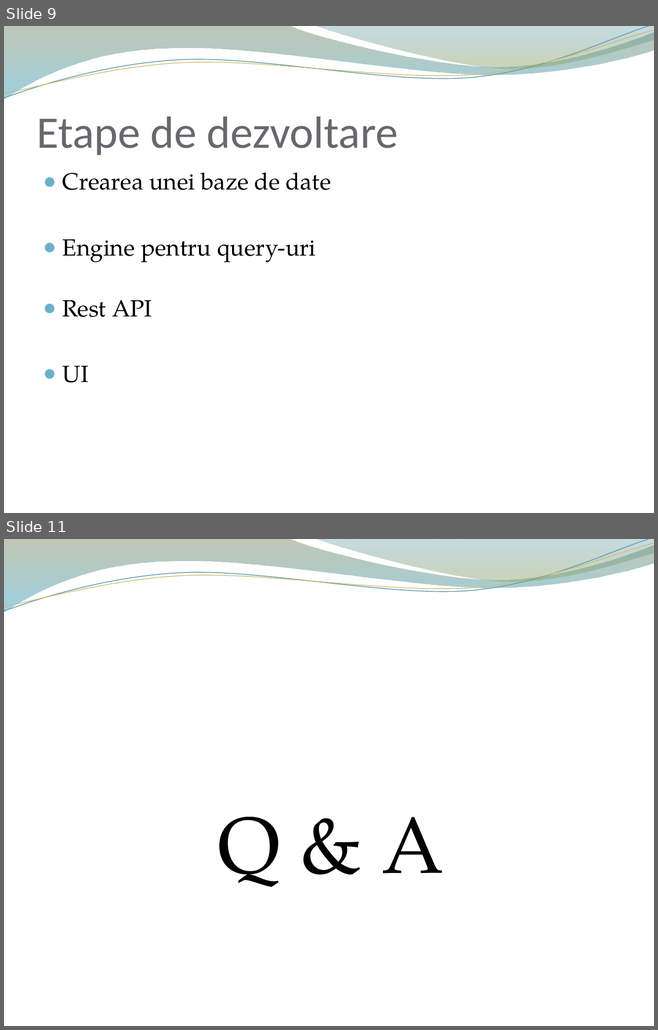
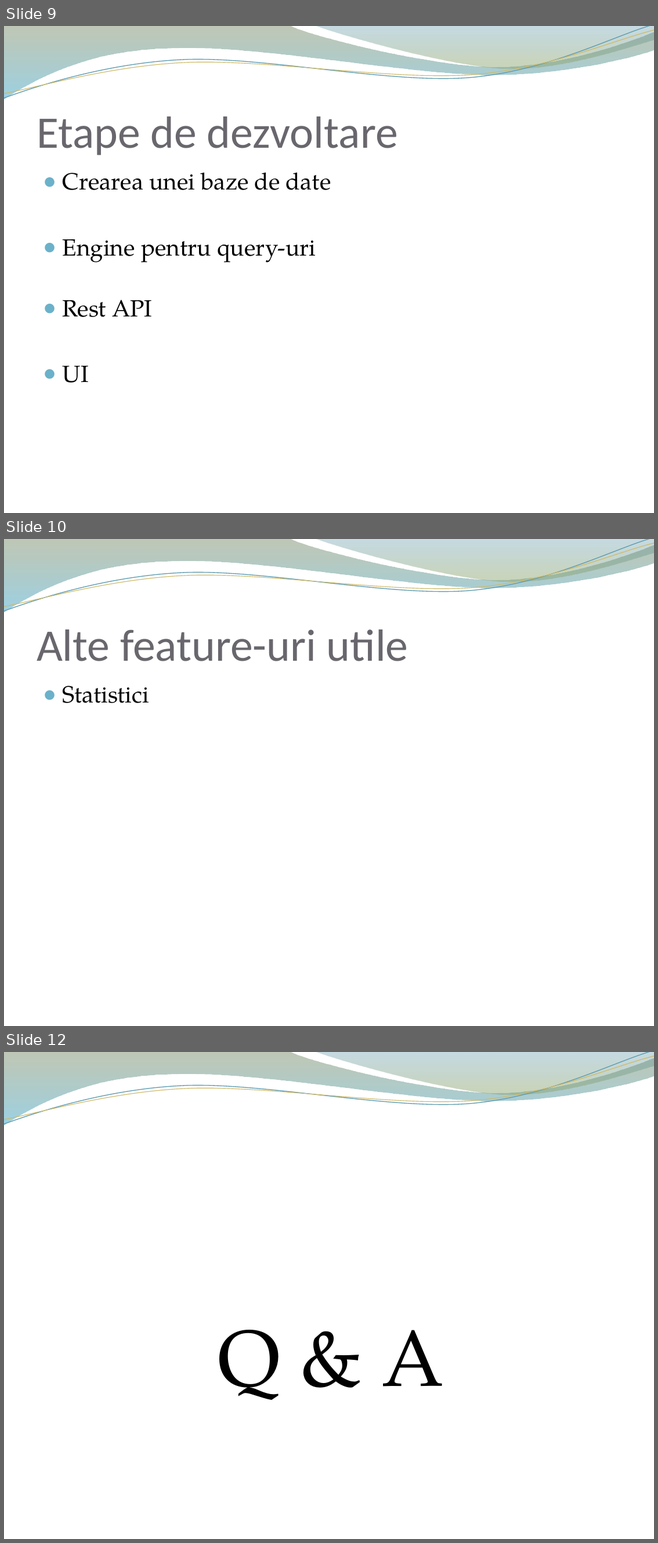
Before and after one commit to achelsau/SAD, a slide deck: plan/SmartAdmin.pptx. Shown one above the other, each under a label of ours: slides 9 and 11 before the commit, slides 9, 10 and 12 after it; the slides between them are not shown. The pictures are 658x1030 and 658x1543 pixels, drawn with LibreOffice and Linux fonts; fonts in the diff are those of the drawing; background and template pictures are left out. Boxes give left, top, right and bottom in pixels: in the first picture for what was removed or moved away, otherwise in the second. Text is boxed around its words. In the diff, an @@ line names an element or a change of style, - is before the commit and + after.

```diff
--- a/plan/SmartAdmin.pptx
+++ b/plan/SmartAdmin.pptx
@@ slide 10 added at [4, 539, 654, 1026], background picture (left out); not listed: 4 template elements that a slide beside it also shows @@
@@ title added at [36, 629, 408, 661], 50 pt, text #69676D @@
+Alte feature-uri utile
@@ text added at [63, 686, 150, 703], 26 pt, text #000000 @@
+● Statistici
@@ what was slide 11 is now slide 12 @@
```
Also in this commit, not shown: 2 slides changed, 3 other files.
